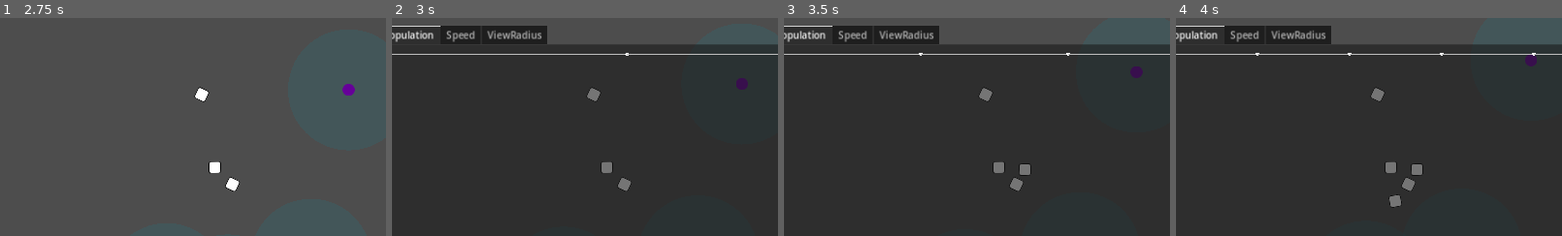
Above: before the commit, frames 1-4 (left to right).
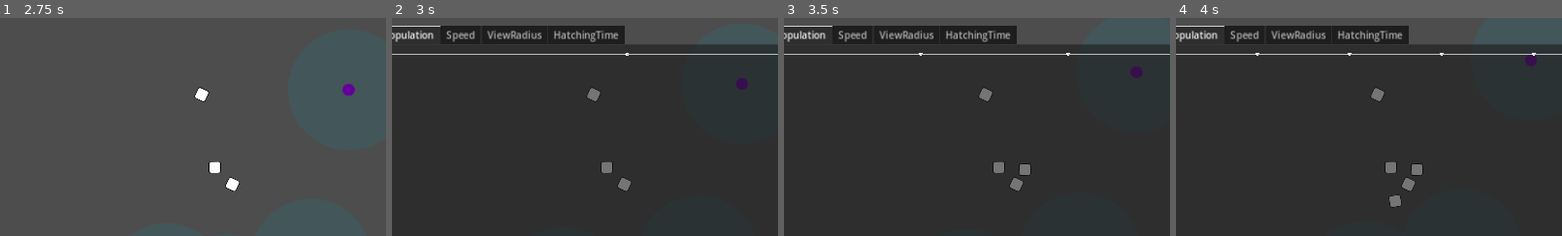
Above: after the commit, the same moments.

Repository: wivest/Natural-Selection
Game: Godot game, scene res://main.tscn
The game is run twice, just before and just after one commit, with the same random seed, the same clock (stepped at 60 frames per second) and the same inputs.
Inputs:
- Up to frame 1 (2.75 s): click "Restart" at 0.5 s; click "Restart" at 1.25 s; click "Restart" at 2 s
- Up to frame 2 (3 s): click "Statistics" at 2.75 s
- Up to frame 3 (3.5 s): no input
- Up to frame 4 (4 s): click "Current" at 3.5 s
The pictures show only the part of the screen within x 4-54%, y 0-50%; the shares and areas given below are measured in that part.

Frame 1 is identical in both runs. In frame 2, 1.5% of the frame differs, in the area x 40-61%, y 3-12%; in frame 3, 1.5%; in frame 4, 1.5%.

Commit message:
feat: create hatching time chart

Diff:
--- /dev/null
+++ b/ui/tabs/statistics/hatching_time/chart.tscn
@@ -0,0 +1,57 @@
+[gd_scene load_steps=6 format=3 uid="uid://cy6m4lpyd41nx"]
+
+[ext_resource type="Script" path="res://ui/tabs/statistics/chart/chart.gd" id="1_yhaco"]
+[ext_resource type="Script" path="res://ui/tabs/statistics/hatching_time/getter.gd" id="2_j6kiw"]
+[ext_resource type="Script" path="res://ui/tabs/statistics/chart/counter.gd" id="3_xpmry"]
+
+[sub_resource type="Resource" id="Resource_my26m"]
+script = ExtResource("2_j6kiw")
+
+[sub_resource type="Resource" id="Resource_5qi7v"]
+script = ExtResource("2_j6kiw")
+
+[node name="Chart" type="VBoxContainer"]
+anchors_preset = 15
+anchor_right = 1.0
+anchor_bottom = 1.0
+grow_horizontal = 2
+grow_vertical = 2
+
+[node name="Graph" type="Control" parent="."]
+layout_mode = 2
+size_flags_vertical = 3
+script = ExtResource("1_yhaco")
+getter = SubResource("Resource_my26m")
+
+[node name="Parameters" type="HBoxContainer" parent="."]
+layout_mode = 2
+
+[node name="Counter" type="Label" parent="Parameters"]
+layout_mode = 2
+size_flags_horizontal = 3
+script = ExtResource("3_xpmry")
+getter = SubResource("Resource_5qi7v")
+
+[node name="Label" type="Label" parent="Parameters"]
+layout_mode = 2
+text = "Step"
+
+[node name="Step" type="SpinBox" parent="Parameters"]
+layout_mode = 2
+max_value = 5.0
+step = 0.02
+
+[node name="ViewMode" type="OptionButton" parent="Parameters"]
+layout_mode = 2
+item_count = 3
+selected = 0
+popup/item_0/text = "Current"
+popup/item_0/id = 0
+popup/item_1/text = "Page"
+popup/item_1/id = 1
+popup/item_2/text = "Full"
+popup/item_2/id = 2
+
+[node name="Clear" type="Button" parent="Parameters"]
+layout_mode = 2
+text = "Clear"
--- /dev/null
+++ b/ui/tabs/statistics/hatching_time/getter.gd
@@ -0,0 +1,5 @@
+class_name HatchingTimeGetter
+extends Getter
+
+func get_value() -> float:
+	return Creature.average.hatching_time.value
--- a/ui/tabs/statistics/statistics.tscn
+++ b/ui/tabs/statistics/statistics.tscn
@@ -1,8 +1,9 @@
-[gd_scene load_steps=4 format=3 uid="uid://thhd74d7nm65"]
+[gd_scene load_steps=5 format=3 uid="uid://thhd74d7nm65"]
 
 [ext_resource type="PackedScene" uid="uid://bybyo71adhl4m" path="res://ui/tabs/statistics/population/chart.tscn" id="1_7me1r"]
 [ext_resource type="PackedScene" uid="uid://d4mdilcvrwcir" path="res://ui/tabs/statistics/speed/chart.tscn" id="2_fk7hp"]
 [ext_resource type="PackedScene" uid="uid://dl8qyr0shr4q7" path="res://ui/tabs/statistics/view_radius/chart.tscn" id="3_a6v70"]
+[ext_resource type="PackedScene" uid="uid://cy6m4lpyd41nx" path="res://ui/tabs/statistics/hatching_time/chart.tscn" id="4_wk646"]
 
 [node name="Statistics" type="TabContainer"]
 anchors_preset = 15
@@ -43,3 +44,14 @@
 
 [node name="Chart" parent="ViewRadius" instance=ExtResource("3_a6v70")]
 layout_mode = 2
+
+[node name="HatchingTime" type="MarginContainer" parent="."]
+visible = false
+layout_mode = 2
+theme_override_constants/margin_left = 16
+theme_override_constants/margin_top = 16
+theme_override_constants/margin_right = 16
+theme_override_constants/margin_bottom = 16
+
+[node name="Chart" parent="HatchingTime" instance=ExtResource("4_wk646")]
+layout_mode = 2
